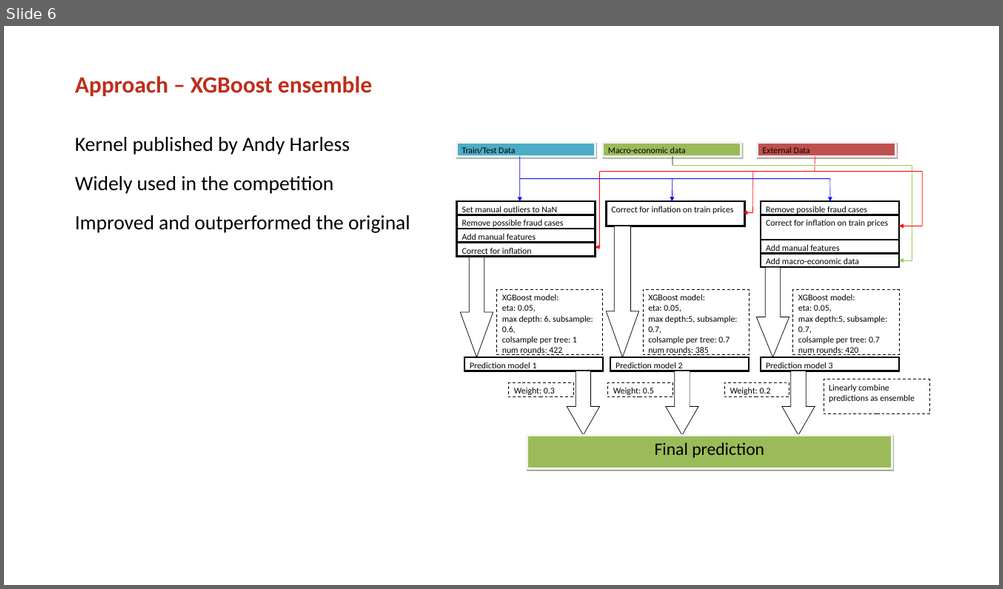
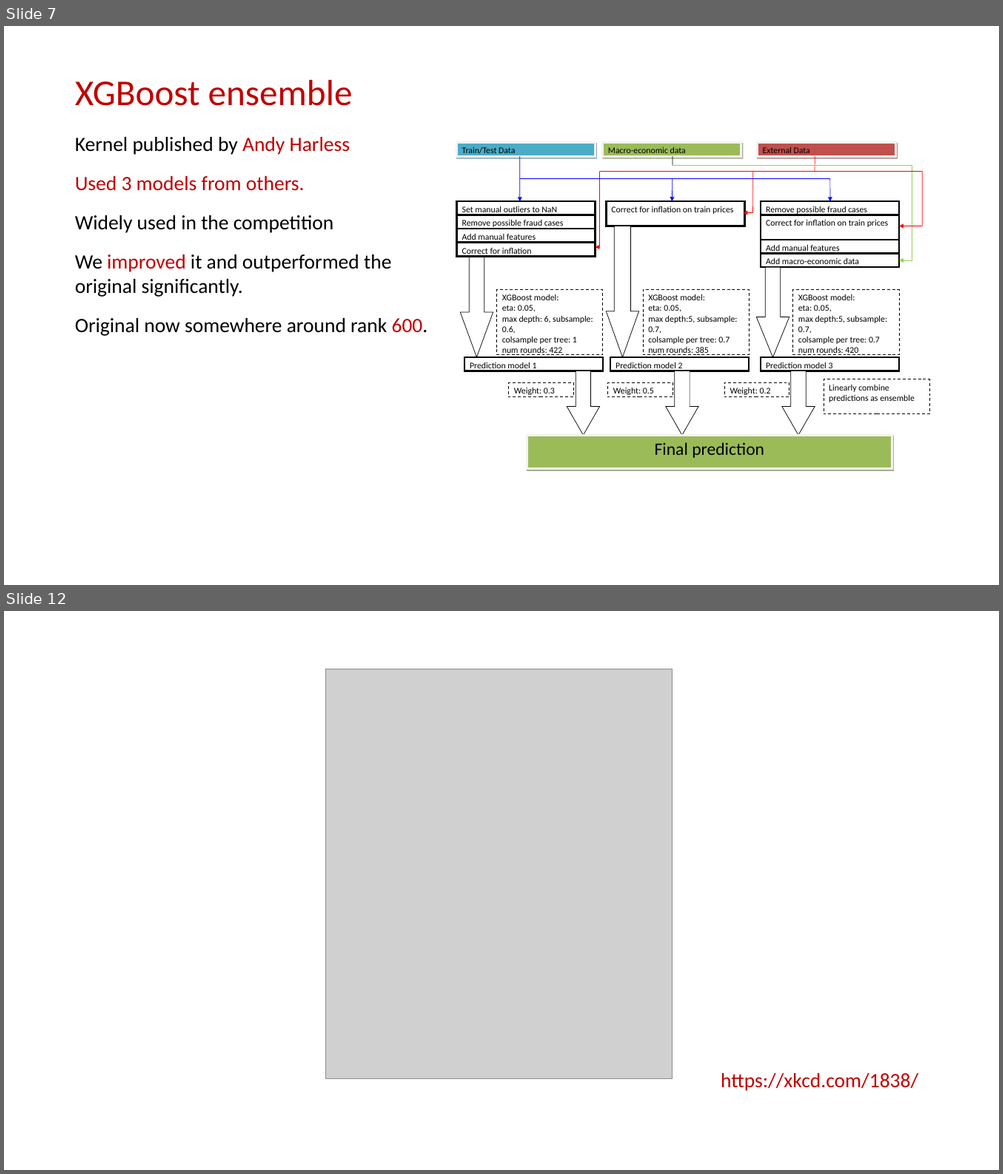
Before and after one commit to mrngm/Classified, a slide deck: presentatie/Classified_MLiP_final_presentation_2.pptx. Shown one above the other, each under a label of ours: slide 6 before the commit, slides 7 and 12 after it; the slides between them are not shown. The pictures are 1003x589 and 1003x1174 pixels, drawn with LibreOffice and Linux fonts; fonts in the diff are those of the drawing; grey boxes stand for pictures; background and template pictures are left out. Boxes give left, top, right and bottom in pixels: in the first picture for what was removed or moved away, otherwise in the second. Text is boxed around its words. In the diff, an @@ line names an element or a change of style, - is before the commit and + after.

```diff
--- a/presentatie/Classified_MLiP_final_presentation_2.pptx
+++ b/presentatie/Classified_MLiP_final_presentation_2.pptx
@@ slide 12 added at box(4, 611, 999, 1170), background picture (left out) @@
@@ picture added at box(325, 669, 672, 1079) @@
@@ text added at box(720, 1073, 918, 1091), 28 pt, text #C00000 @@
+https://xkcd.com/1838/
@@ what was slide 6 is now slide 7 @@
@@ slide 7 changed as well @@
@@ title at box(75, 80, 353, 106): text changed; size 32 to 50 pt; text colour #BE2E1A to #C00000; bold off @@
-Approach – XGBoost ensemble
+XGBoost ensemble
@@ text at box(75, 137, 350, 155): text colour #000000 to #C00000 in "Andy Harless" @@
@@ text at box(75, 176, 304, 191): paragraph added @@
+Used 3 models from others.
@@ text at box(75, 255, 428, 336): text changed @@
-Improved and outperformed the original
+We improved it and outperformed the original significantly.
+Original now somewhere around rank 600.
```
Also in this commit, not shown: 5 other slides changed, 7 other slides added, 5 slides removed, 1 other file.
